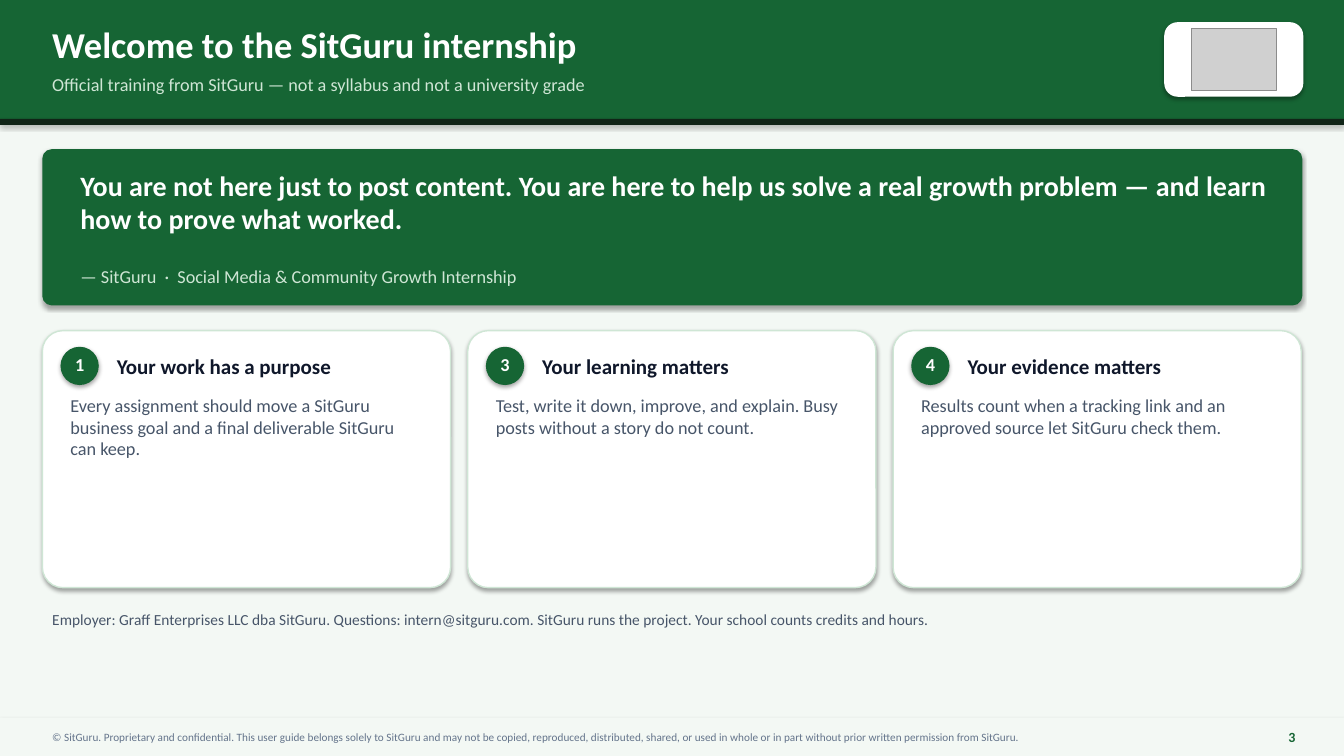
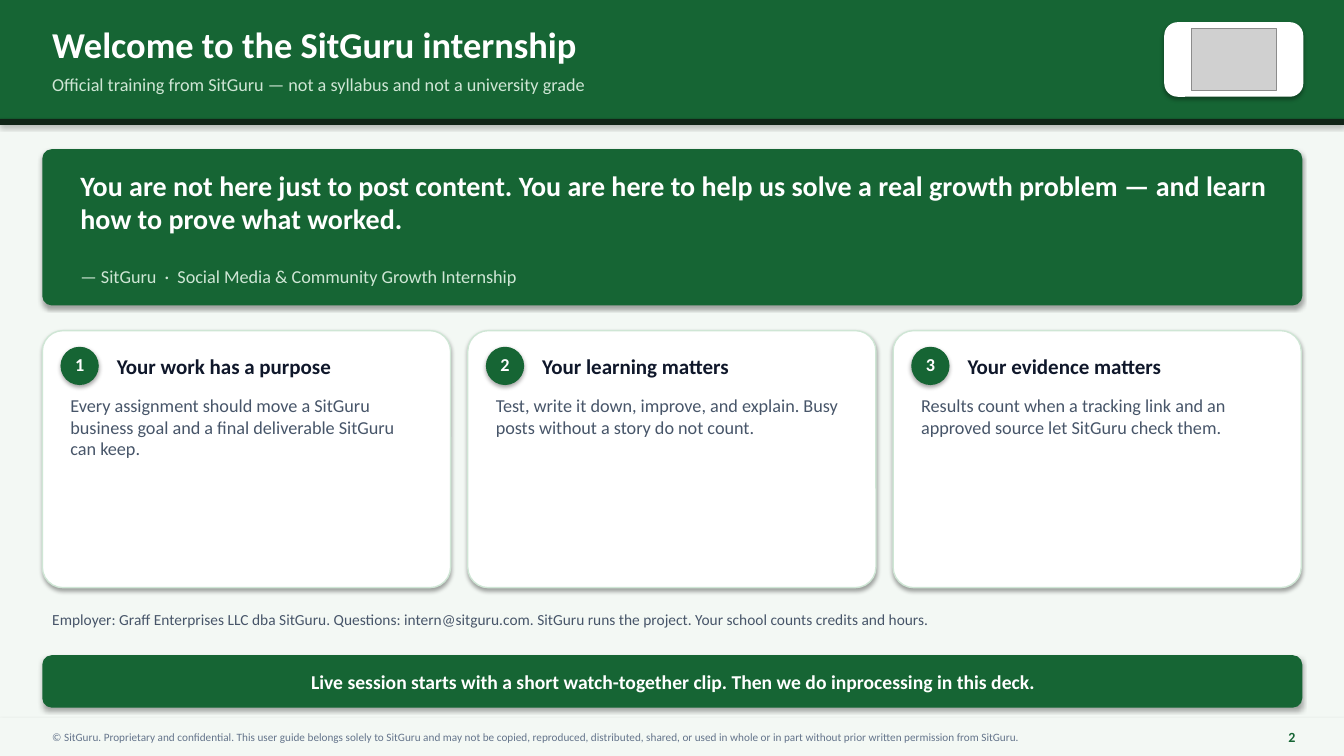
Before and after one commit to GraphiteTuff/sitguru-app, a slide deck: slide 2 of docs/intern-guide/assets/sitguru-internship-onboarding-inprocessing-spring-2027.pptx (slide 3 before the commit). Drawn at 1344x756 pixels with LibreOffice and Linux fonts; fonts in the diff are those of the drawing; grey boxes stand for pictures. Boxes give left, top, right and bottom in pixels: in the first picture for what was removed or moved away, otherwise in the second. Text is boxed around its words. In the diff, an @@ line names an element or a change of style, - is before the commit and + after.

```diff
--- a/docs/intern-guide/assets/sitguru-internship-onboarding-inprocessing-spring-2027.pptx
+++ b/docs/intern-guide/assets/sitguru-internship-onboarding-inprocessing-spring-2027.pptx
@@ text at bbox=[500, 359, 509, 371]: text changed @@
-3
+2
@@ text at bbox=[926, 359, 935, 371]: text changed @@
-4
+3
@@ rounded rectangle added at bbox=[42, 655, 1303, 708], fill #166534 @@
@@ text added at bbox=[311, 675, 1034, 693], 14 pt, text #FFFFFF, bold @@
+Live session starts with a short watch-together clip. Then we do inprocessing in this deck.
```
Also in this commit, not shown: 22 other slides changed, 1 slide removed, 7 other files.
